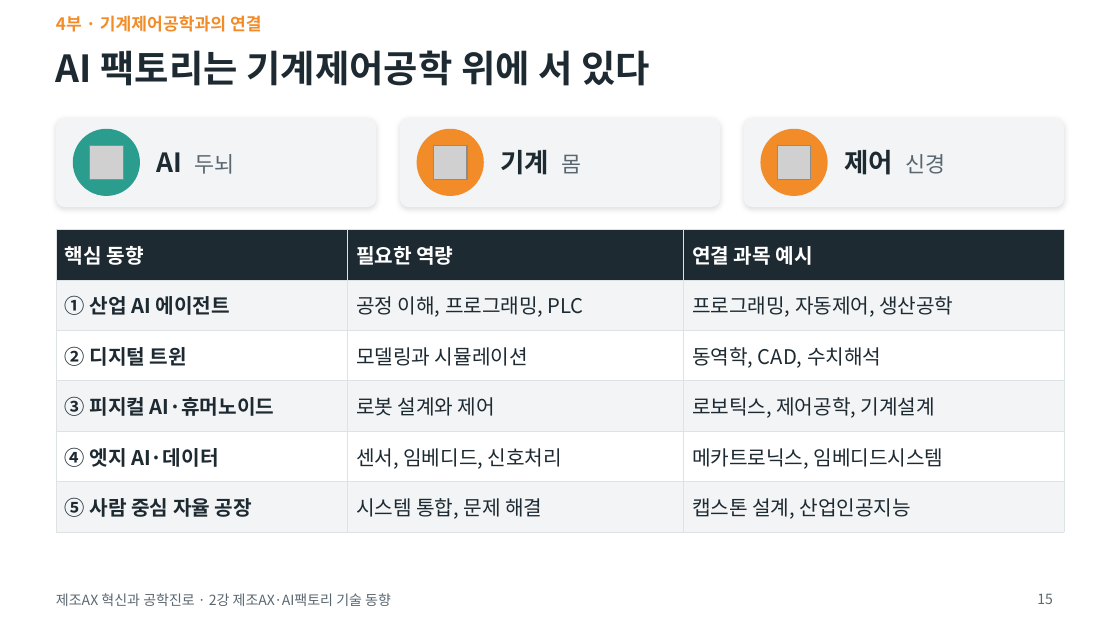
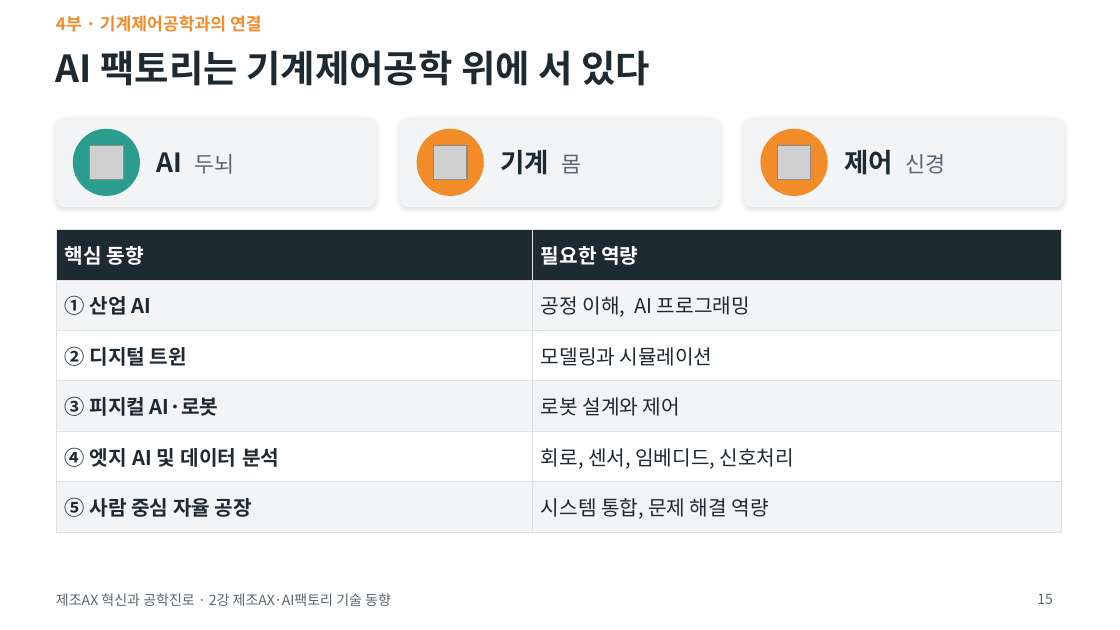
Before and after one commit to ykkimhgu/Intro-MCE-Freshman-Course, a slide deck: slide 15 of lecture2/2강_제조AX_AI팩토리_기술동향.pptx. Drawn at 1120x630 pixels with LibreOffice and Linux fonts; fonts in the diff are those of the drawing; grey boxes stand for pictures. Boxes give left, top, right and bottom in pixels: in the first picture for what was removed or moved away, otherwise in the second. Text is boxed around its words. In the diff, an @@ line names an element or a change of style, - is before the commit and + after.

Commit message:
lecture updated

```diff
--- a/lecture2/2강_제조AX_AI팩토리_기술동향.pptx
+++ b/lecture2/2강_제조AX_AI팩토리_기술동향.pptx
@@ table at (56,230,1061,532) @@
-column 1: 핵심 동향 | ① 산업 AI 에이전트 | ② 디지털 트윈 | ③ 피지컬 AI·휴머노이드 | ④ 엣지 AI·데이터 | ⑤ 사람 중심 자율 공장
-column 2: 필요한 역량 | 공정 이해, 프로그래밍, PLC | 모델링과 시뮬레이션 | 로봇 설계와 제어 | 센서, 임베디드, 신호처리 | 시스템 통합, 문제 해결
-column 3: 연결 과목 예시 | 프로그래밍, 자동제어, 생산공학 | 동역학, CAD, 수치해석 | 로보틱스, 제어공학, 기계설계 | 메카트로닉스, 임베디드시스템 | 캡스톤 설계, 산업인공지능
+column 1: 핵심 동향 | ① 산업 AI | ② 디지털 트윈 | ③ 피지컬 AI·로봇 | ④ 엣지 AI 및 데이터 분석 | ⑤ 사람 중심 자율 공장
+column 2: 필요한 역량 | 공정 이해, AI 프로그래밍 | 모델링과 시뮬레이션 | 로봇 설계와 제어 | 회로, 센서, 임베디드, 신호처리 | 시스템 통합, 문제 해결 역량
```
Also in this commit, not shown: 2 other slides changed, 9 other files.
